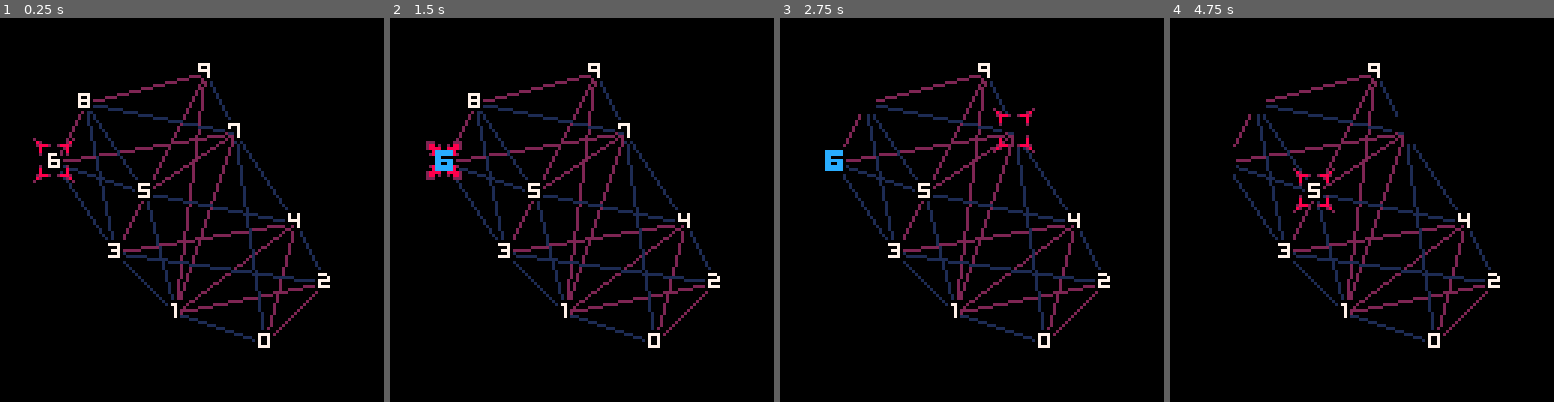
Above: before the commit, frames 1-4 (left to right).
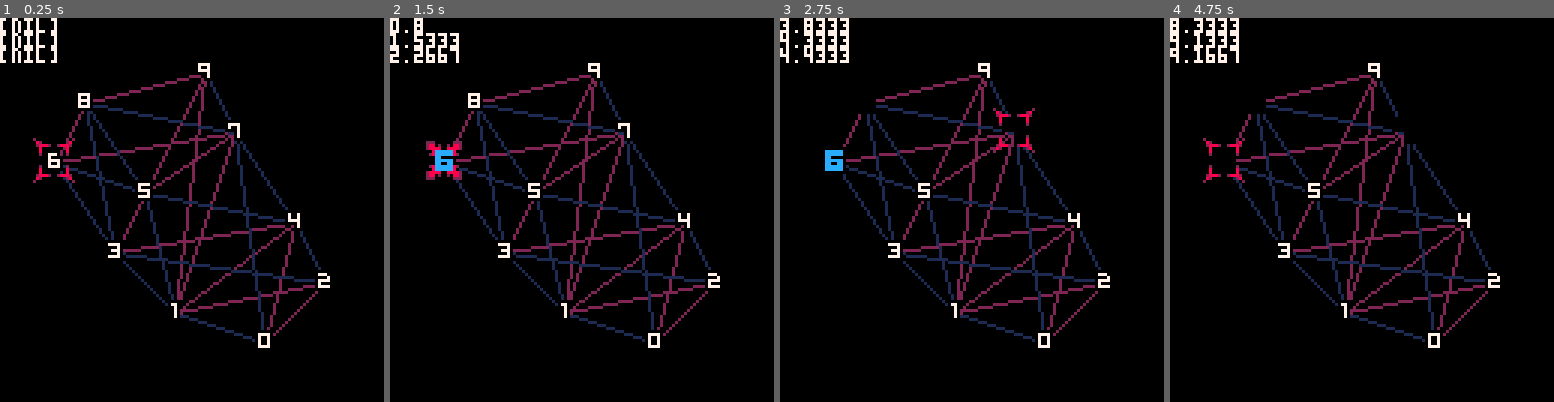
Above: after the commit, the same moments.

Repository: kisonecat/quarder
Game: PICO-8 cartridge fouro.p8
Same seed, same stepped clock (60 frames per second), same inputs: the game is played once before the commit and once after it.
Inputs:
- Up to frame 1 (0.25 s): no input
- Up to frame 2 (1.5 s): tap X (X key) at 0.33, 1.07 s; tap O (Z key) at 0.7 s
- Up to frame 3 (2.75 s): hold Right 1.6-2.1 s; tap O (Z key) at 1.7, 2.1, 2.5 s; tap X (X key) at 1.85 s; hold Up 2.15-2.42 s; hold Right from 2.47 s (still down)
- Up to frame 4 (4.75 s): tap O (Z key) every 0.4 s from 2.9 to 4.5 s; tap X (X key) at 2.97, 4.08 s; release Right at 3.03 s; hold Left 3.08-3.58 s; hold Down 3.63-3.97 s; hold Right 4.02-4.68 s; hold Up from 4.73 s (still down)

The runs differ from the first frame. In frame 1, 0.7% of the frame differs, in the area x 0-15%, y 0-12%; in frame 2, 0.8%; in frame 3, 0.9%; in frame 4, 1.4%, in the area x 0-43%, y 0-51%.

Commit message:
check if i am on the beat

Diff:
--- a/fouro.p8
+++ b/fouro.p8
@@ -7,6 +7,9 @@
 beats_per_second = 2
 last_beat = 0
 
+beats = {}
+beat_depth = 5
+
 labels = {}
 bolded = {}
 cards = {}
@@ -44,13 +47,17 @@
    end
 end
 
-function _update()
+function _update60()
    local move_x = false
    local move_y = false
+   local move_select = false
 
    if (btnp(4) or btnp(5)) then
       selected_count = selected_count + 1
       selected[px] = selected_count
+      move_select = true
+
+      sfx(selected_count+1)
    end
 
    if (btnp(1)) then
@@ -89,11 +96,22 @@
       end
    end
 
+   if move_x or move_y then
+      sfx(0)
+   end
+
    local t = time()
 
    if flr(t * beats_per_second) > flr(last_beat * beats_per_second) then
       last_beat = t
       sfx(1)
+   end
+
+   if move_x or move_y or move_select then
+      add( beats, t * beats_per_second)
+      if #beats > beat_depth then
+	 del( beats, beats[1] )
+      end
    end
 end
 
@@ -139,6 +157,10 @@
 
 function _draw()
    cls()
+
+   print( beats[1], 0, 0, 7 )
+   print( beats[2], 0, 5, 7 )
+   print( beats[3], 0, 10, 7 )
 
    draw_edges( 1, 2 )
    draw_edges( -1, 1 )
Not shown, changed: the sound effects (__sfx__) section of fouro.p8
